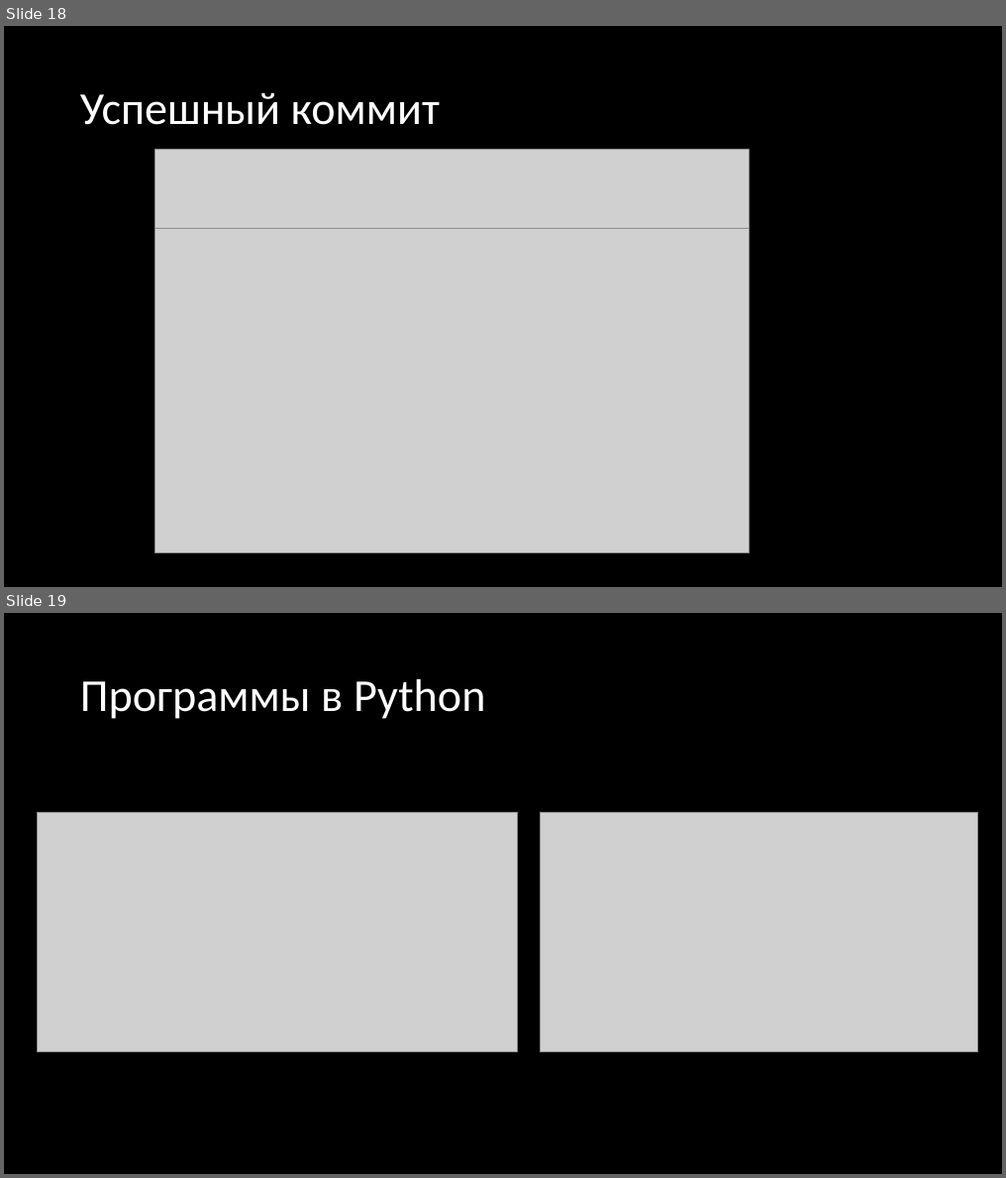
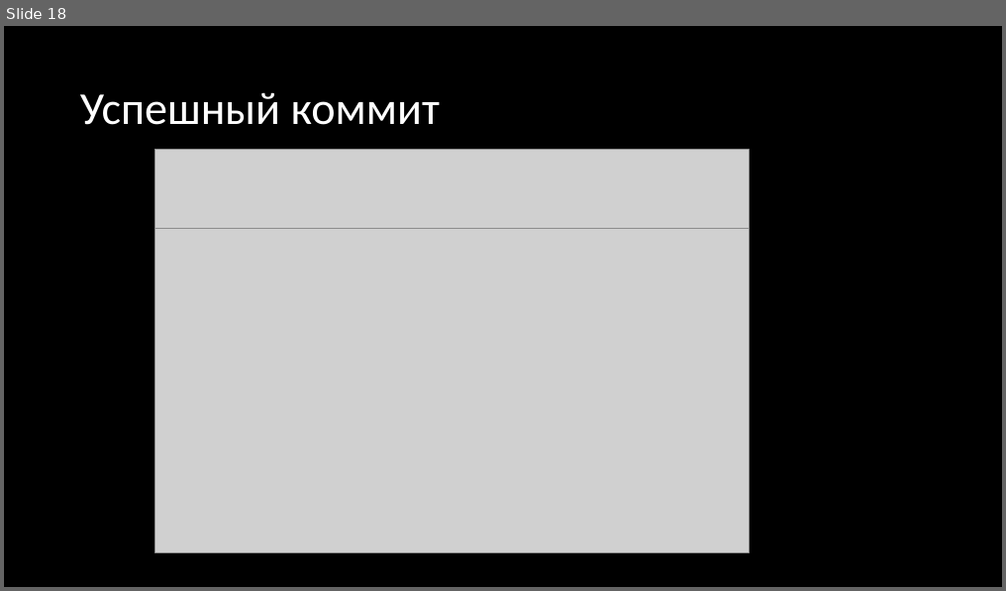
Before and after one commit to stsdmchv/OP-2022, a slide deck: Занятия/Занятие 1.pptx. Shown one above the other, each under a label of ours: slides 18 and 19 before the commit, slide 18 after it. The pictures are 1006x1178 and 1006x591 pixels, drawn with LibreOffice and Linux fonts; fonts in the diff are those of the drawing; grey boxes stand for pictures. Boxes give left, top, right and bottom in pixels: in the first picture for what was removed or moved away, otherwise in the second. Text is boxed around its words. In the diff, an @@ line names an element or a change of style, - is before the commit and + after.

```diff
--- a/Занятия/Занятие 1.pptx
+++ b/Занятия/Занятие 1.pptx
@@ slide 19 removed at bbox=[4, 613, 1002, 1174], background #000000 @@
@@ title removed at bbox=[80, 679, 485, 719] @@
-Программы в Python
@@ picture removed at bbox=[37, 812, 517, 1053] @@
@@ picture removed at bbox=[540, 812, 978, 1053] @@
```
Also in this commit, not shown: 3 slides changed, 16 other slides removed, 1 other file.
